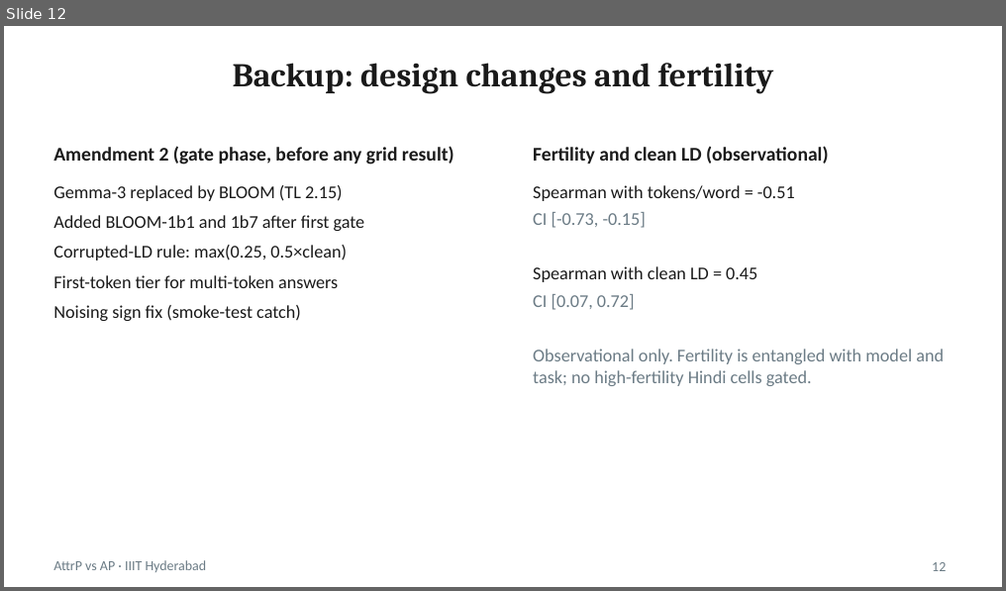
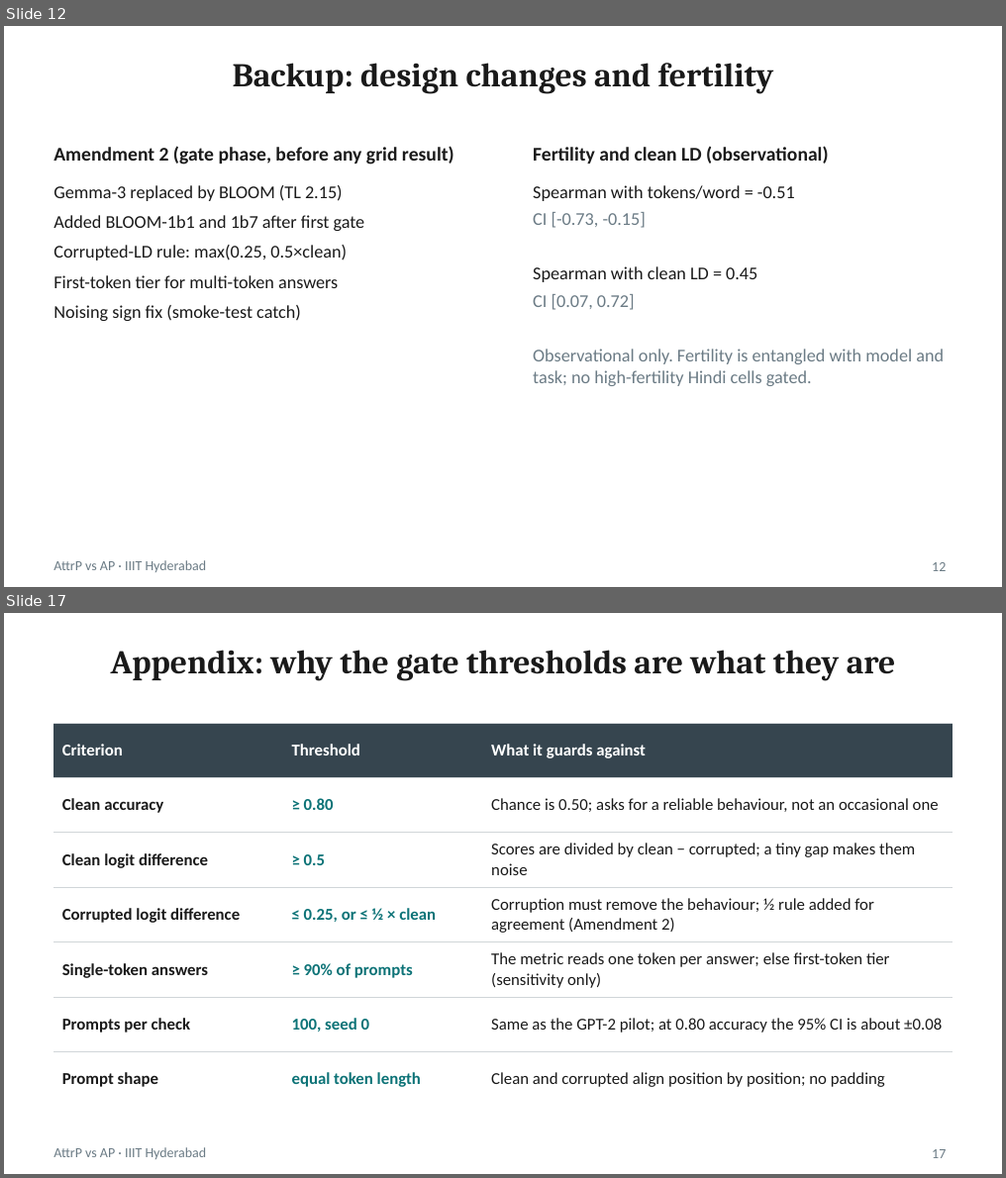
Before and after one commit to hrishirajmitra/attrp-ap-hindi, a slide deck: slides/results/results_deck.pptx. Shown one above the other, each under a label of ours: slide 12 before the commit, slides 12 and 17 after it; the slides between them are not shown. The pictures are 1006x591 and 1006x1178 pixels, drawn with LibreOffice and Linux fonts; fonts in the diff are those of the drawing. Boxes give left, top, right and bottom in pixels: in the first picture for what was removed or moved away, otherwise in the second. Text is boxed around its words. In the diff, an @@ line names an element or a change of style, - is before the commit and + after.

```diff
--- a/slides/results/results_deck.pptx
+++ b/slides/results/results_deck.pptx
@@ slide 17 added at (4, 613, 1002, 1174), background #FFFFFF; not listed: 1 template element that a slide beside it also shows @@
@@ title added at (111, 650, 896, 681), 24 pt, text #1A1A1A, bold @@
+Appendix: why the gate thresholds are what they are
@@ table added at (54, 723, 952, 1091), 7 rows, 3 columns @@
+Criterion | Threshold | What it guards against
+Clean accuracy | ≥ 0.80 | Chance is 0.50; asks for a reliable behaviour, not an occasional one
+Clean logit difference | ≥ 0.5 | Scores are divided by clean − corrupted; a tiny gap makes them noise
+Corrupted logit difference | ≤ 0.25, or ≤ ½ × clean | Corruption must remove the behaviour; ½ rule added for agreement (Amendment 2)
+Single-token answers | ≥ 90% of prompts | The metric reads one token per answer; else first-token tier (sensitivity only)
+Prompts per check | 100, seed 0 | Same as the GPT-2 pilot; at 0.80 accuracy the 95% CI is about ±0.08
+Prompt shape | equal token length | Clean and corrupted align position by position; no padding
@@ page number added at (932, 1150, 945, 1158), 10 pt, text #6B7B85 @@
+17
```
Also in this commit, not shown: 5 other slides added, 3 other files.
